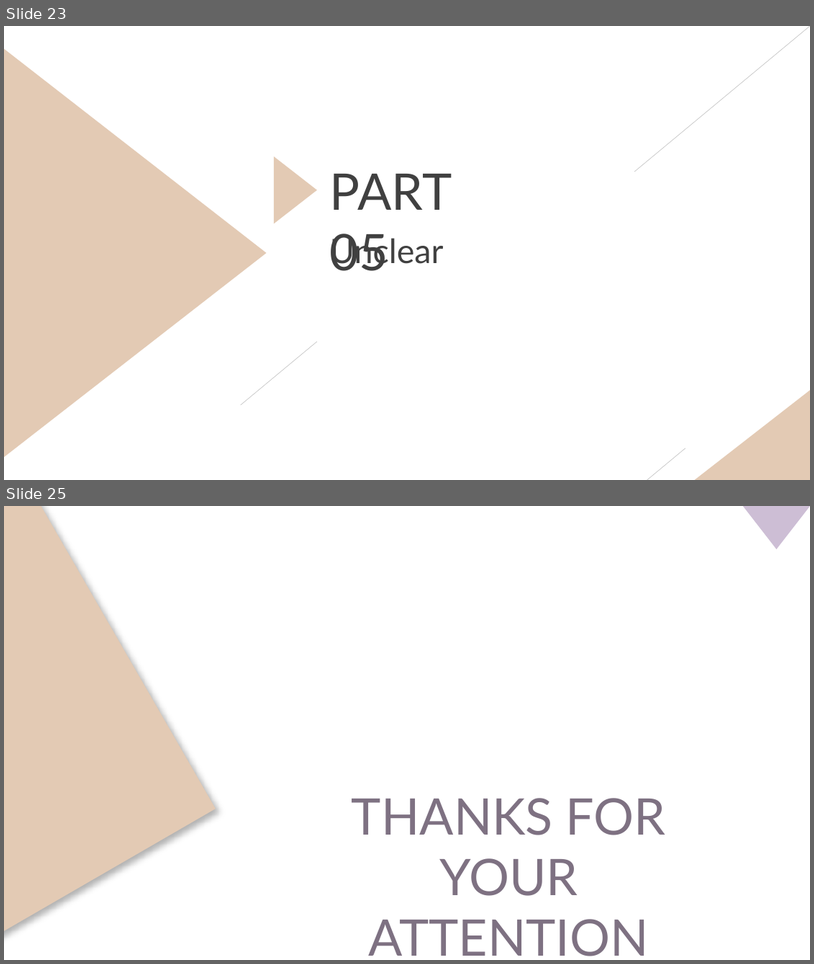
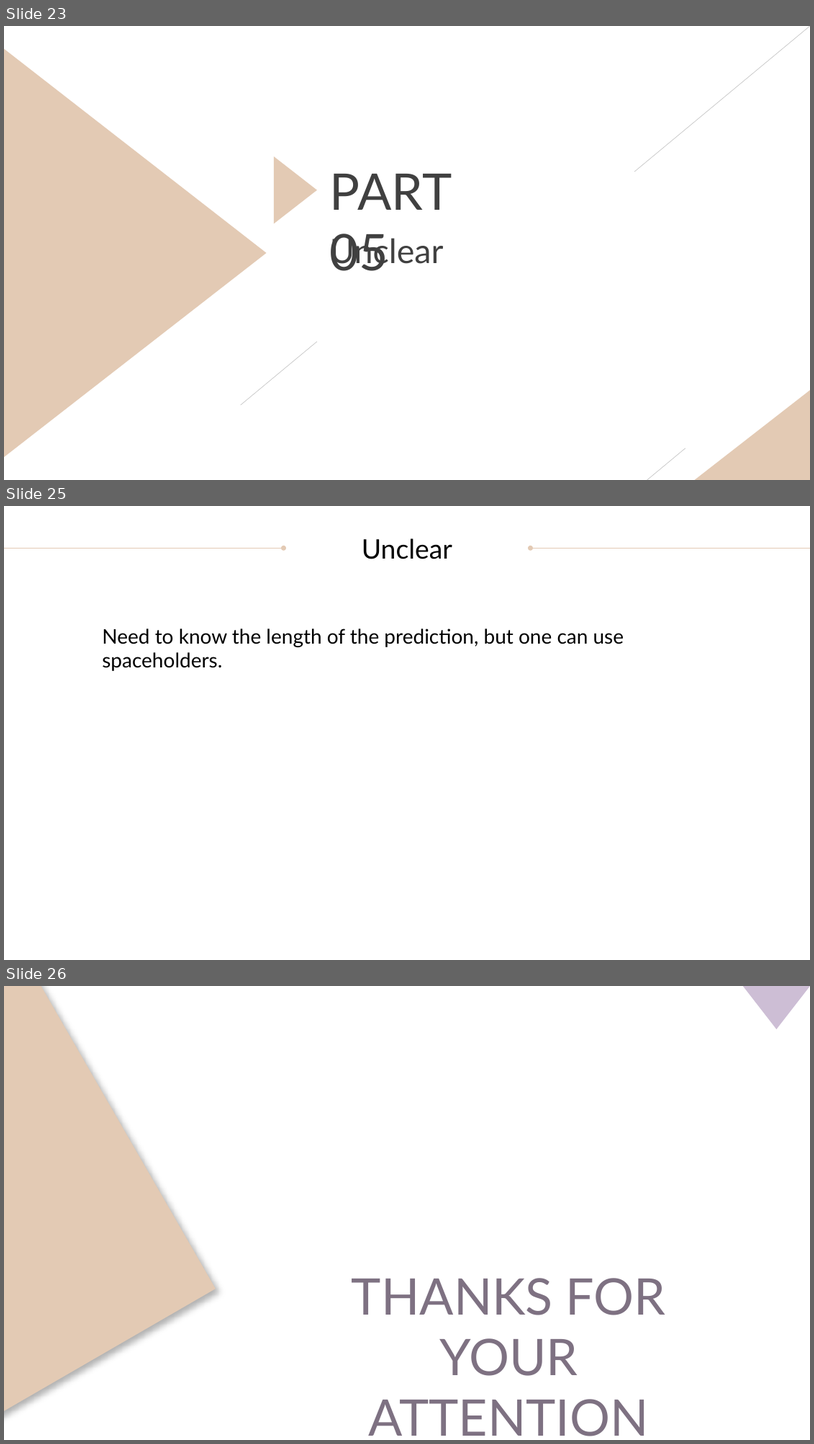
Before and after one commit to JoshuaGhost/paper_review, a slide deck: 0003 Informer the best paper AAAI2021/informer.pptx. Shown one above the other, each under a label of ours: slides 23 and 25 before the commit, slides 23, 25 and 26 after it; the slides between them are not shown. The pictures are 814x964 and 814x1444 pixels, drawn with LibreOffice and Linux fonts; fonts in the diff are those of the drawing. Boxes give left, top, right and bottom in pixels: in the first picture for what was removed or moved away, otherwise in the second. Text is boxed around its words. In the diff, an @@ line names an element or a change of style, - is before the commit and + after.

```diff
--- a/0003 Informer the best paper AAAI2021/informer.pptx
+++ b/0003 Informer the best paper AAAI2021/informer.pptx
@@ slide 25 added at bbox=[4, 506, 810, 960], background #FFFFFF @@
@@ arrow added from (4, 548) to (283, 548), #E3CAB4 0.5 pt @@
@@ text added at bbox=[362, 538, 453, 559], 32 pt, text #000000 @@
+Unclear
@@ arrow added from (810, 548) to (531, 548), #E3CAB4 0.5 pt @@
@@ text added at bbox=[102, 628, 625, 671], 24 pt, text #000000 @@
+Need to know the length of the prediction, but one can use spaceholders.
@@ what was slide 25 is now slide 26 @@
```
Also in this commit, not shown: 4 slides changed, 51 other files.
